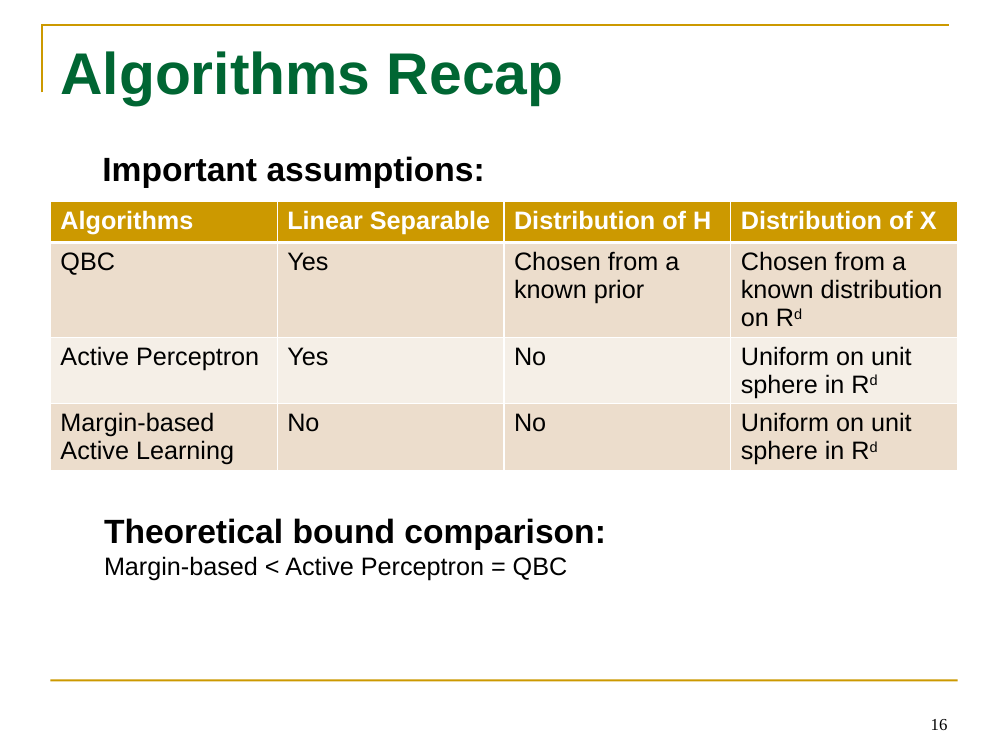
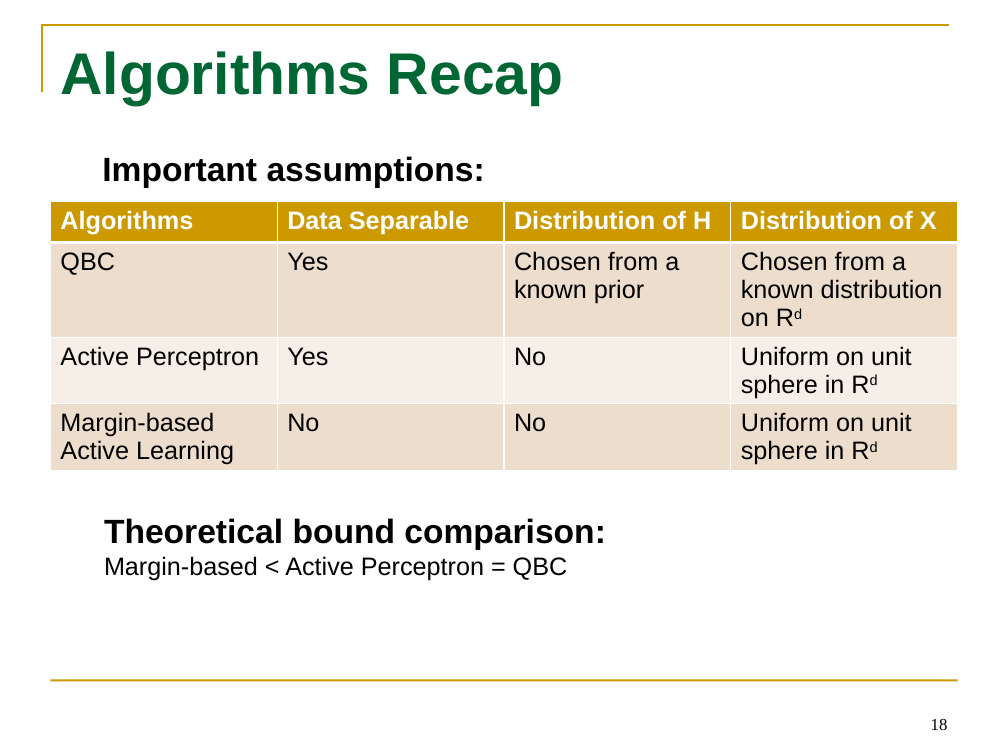
Before and after one commit to tttyy/Active-Learning, a slide deck: slide 18 of presentation/Activelearning.pptx (slide 16 before the commit). Drawn at 1008x756 pixels with LibreOffice and Linux fonts; fonts in the diff are those of the drawing. Boxes give left, top, right and bottom in pixels: in the first picture for what was removed or moved away, otherwise in the second. Text is boxed around its words. In the diff, an @@ line names an element or a change of style, - is before the commit and + after.

```diff
--- a/presentation/Activelearning.pptx
+++ b/presentation/Activelearning.pptx
@@ table at (x1=50, y1=202, x2=958, y2=485) @@
-row 1, column 2: Linear Separable
+row 1, column 2: Data Separable
@@ page number at (x1=931, y1=719, x2=948, y2=730): text changed @@
-16
+18
```
Also in this commit, not shown: 14 other slides changed, 3 slides added.
